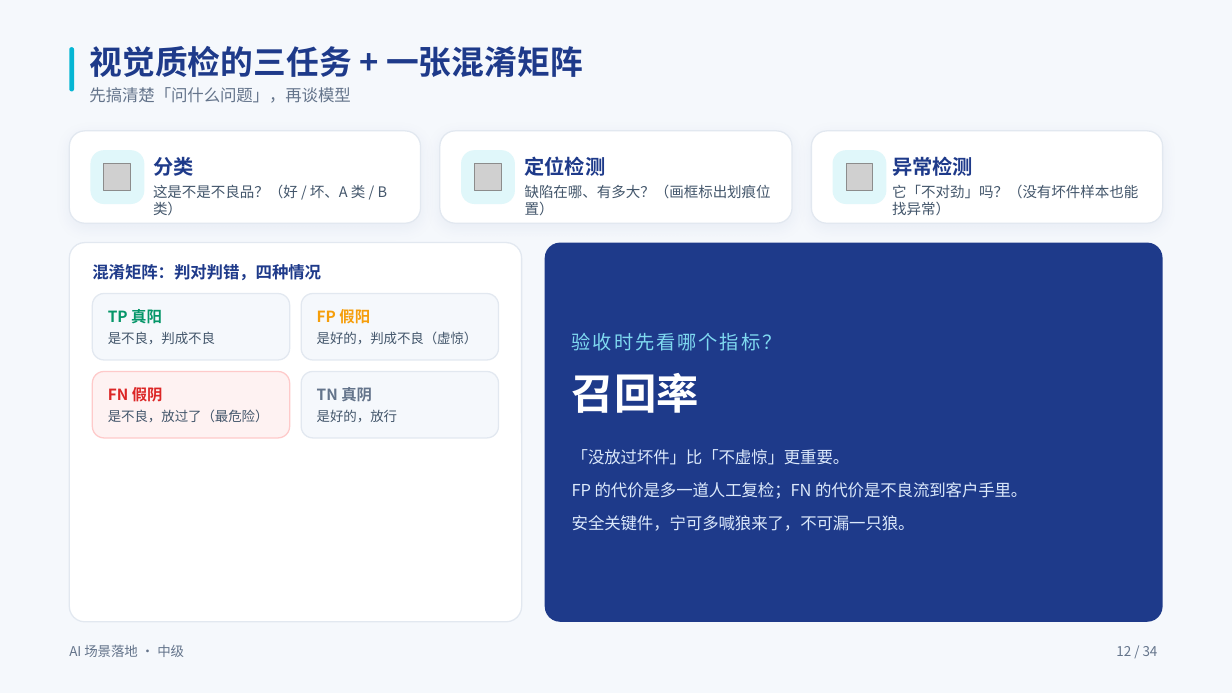
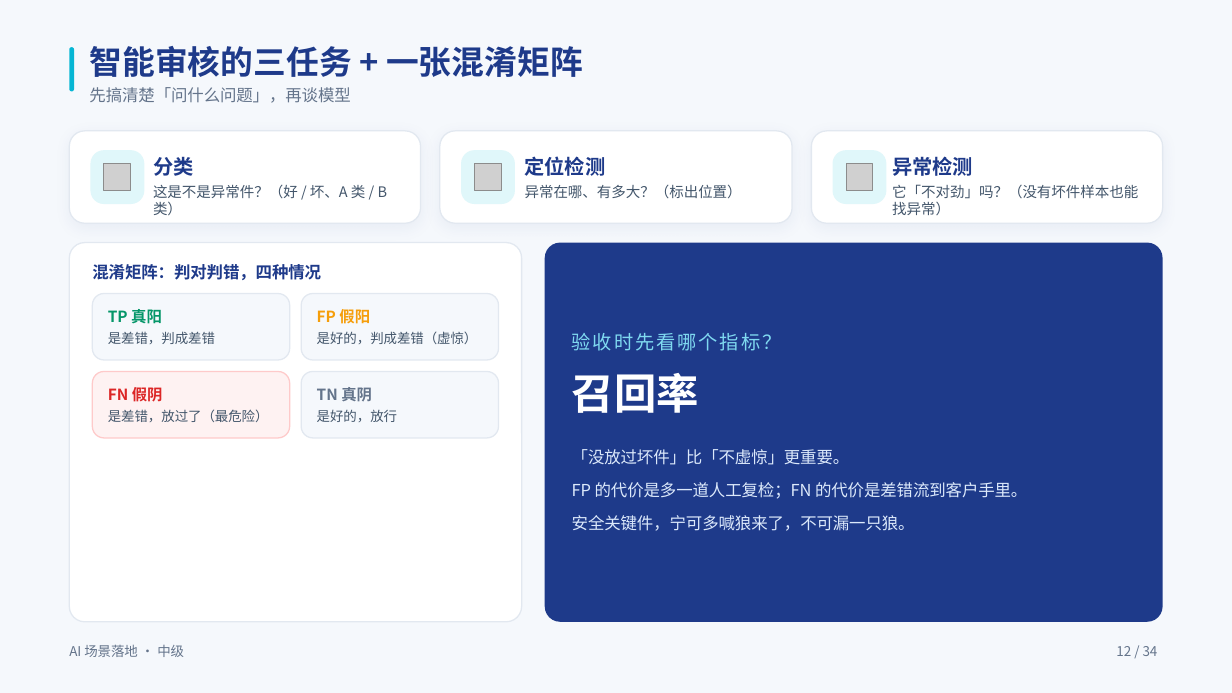
Before and after one commit to swift3000/qiyepinpeixun, a slide deck: slide 12 of 企业AI培训_交付包/中级课程_完整交付包/03_PPT课件/中级_落地层_PPT.pptx. Drawn at 1232x693 pixels with LibreOffice and Linux fonts; fonts in the diff are those of the drawing; grey boxes stand for pictures. Boxes give left, top, right and bottom in pixels: in the first picture for what was removed or moved away, otherwise in the second. Text is boxed around its words. In the diff, an @@ line names an element or a change of style, - is before the commit and + after.

```diff
--- a/企业AI培训_交付包/中级课程_完整交付包/03_PPT课件/中级_落地层_PPT.pptx
+++ b/企业AI培训_交付包/中级课程_完整交付包/03_PPT课件/中级_落地层_PPT.pptx
@@ text at (89, 46, 583, 77): text changed @@
-视觉质检的三任务 + 一张混淆矩阵
+智能审核的三任务 + 一张混淆矩阵
@@ text at (153, 185, 388, 215): text changed @@
-这是不是不良品？（好 / 坏、A 类 / B 类）
+这是不是异常件？（好 / 坏、A 类 / B 类）
@@ text at (525, 184, 742, 198): text changed @@
-缺陷在哪、有多大？（画框标出划痕位置）
+异常在哪、有多大？（标出位置）
@@ text at (108, 331, 215, 344): text changed @@
-是不良，判成不良
+是差错，判成差错
@@ text at (317, 331, 478, 344): text changed @@
-是好的，判成不良（虚惊）
+是好的，判成差错（虚惊）
@@ text at (108, 409, 269, 422): text changed @@
-是不良，放过了（最危险）
+是差错，放过了（最危险）
@@ text at (572, 482, 1027, 499): text changed @@
-FP 的代价是多一道人工复检；FN 的代价是不良流到客户手里。
+FP 的代价是多一道人工复检；FN 的代价是差错流到客户手里。
```
Also in this commit, not shown: 25 other slides changed, 2 other files.
